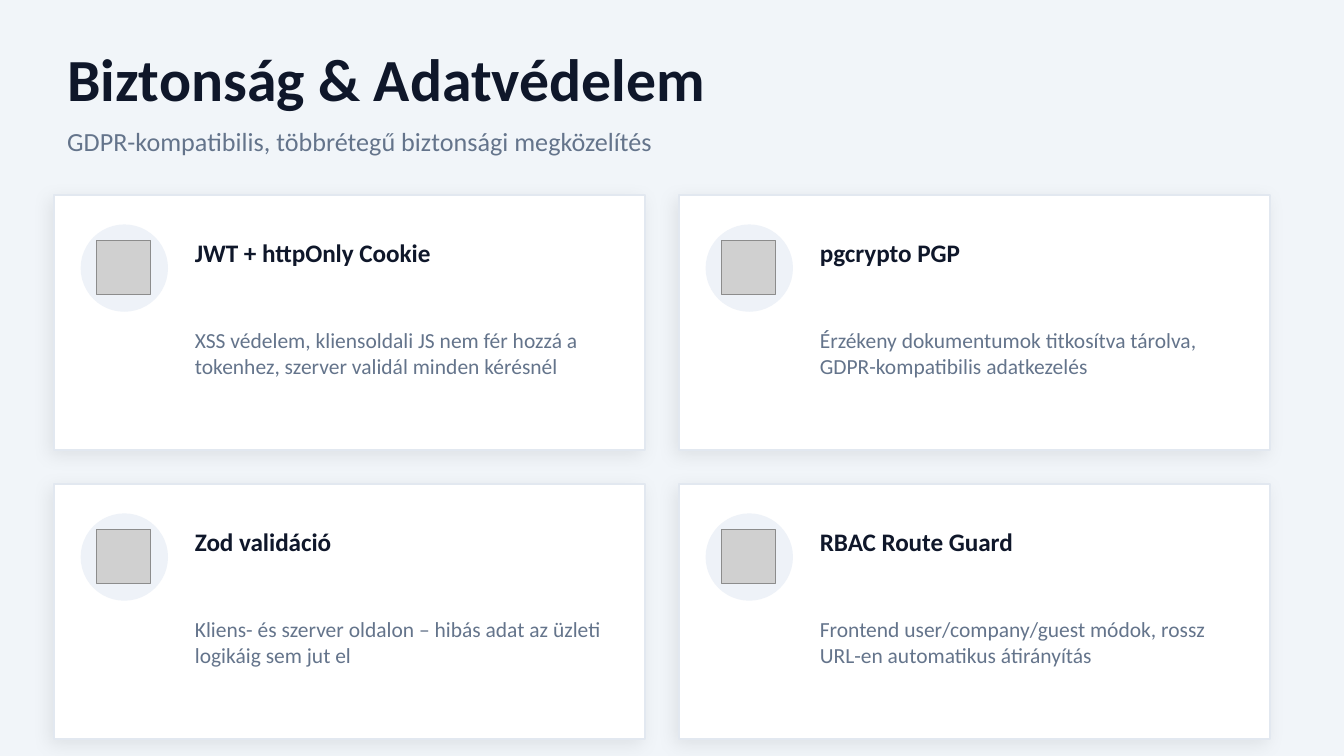
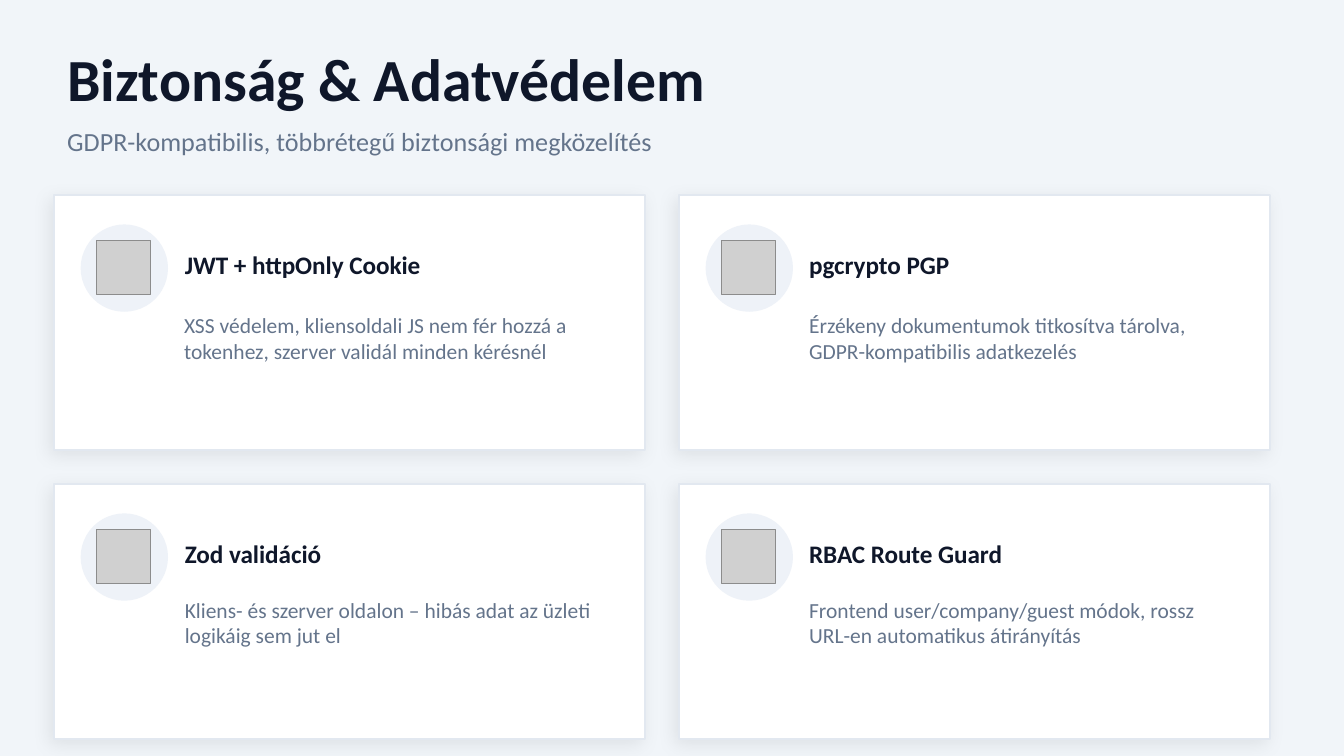
Before and after one commit to DomonkosTech/Orion, a slide deck: slide 11 of docs/Orion_Prezentacio.pptx (slide 9 before the commit). Drawn at 1344x756 pixels with LibreOffice and Linux fonts; fonts in the diff are those of the drawing; grey boxes stand for pictures. Boxes give left, top, right and bottom in pixels: in the first picture for what was removed or moved away, otherwise in the second. Text is boxed around its words. In the diff, an @@ line names an element or a change of style, - is before the commit and + after.

```diff
--- a/docs/Orion_Prezentacio.pptx
+++ b/docs/Orion_Prezentacio.pptx
@@ text "XSS védelem, kliensoldali JS nem ...": place and size @@
-text "XSS védelem, kliensoldali JS nem ..." at box(195, 333, 577, 377)
+text "XSS védelem, kliensoldali JS nem ..." at box(184, 318, 566, 362)
@@ text "Érzékeny dokumentumok titkosítva tárolva, GDPR-kompatibilis ...": place and size @@
-text "Érzékeny dokumentumok titkosítva tárolva, GDPR-kompatibilis ..." at box(820, 330, 1196, 378)
+text "Érzékeny dokumentumok titkosítva tárolva, GDPR-kompatibilis ..." at box(809, 315, 1186, 363)
@@ 4 texts: place and size @@
-4 texts at box(195, 244, 1013, 551)
+4 texts at box(185, 256, 1002, 564)
@@ text "Kliens- és szerver oldalon – ...": place and size @@
-text "Kliens- és szerver oldalon – ..." at box(195, 622, 600, 667)
+text "Kliens- és szerver oldalon – ..." at box(185, 603, 590, 647)
@@ text "Frontend user/company/guest módok, rossz URL-en ...": place and size @@
-text "Frontend user/company/guest módok, rossz URL-en ..." at box(820, 622, 1205, 667)
+text "Frontend user/company/guest módok, rossz URL-en ..." at box(809, 603, 1194, 647)
```
Also in this commit, not shown: 11 other slides changed, 5 slides added, 1 other file.
